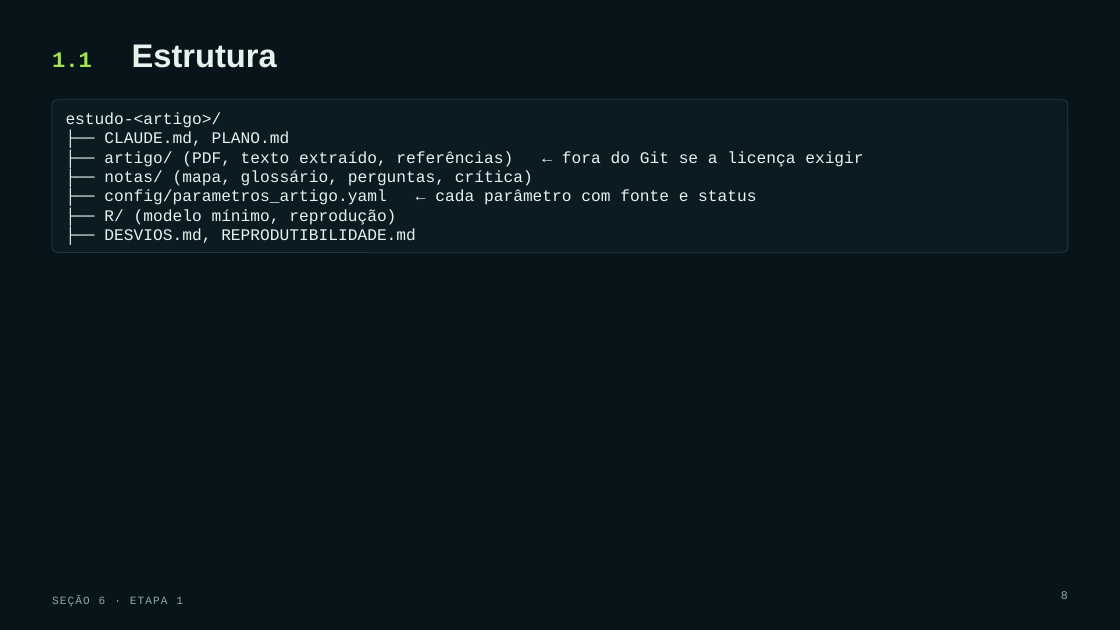
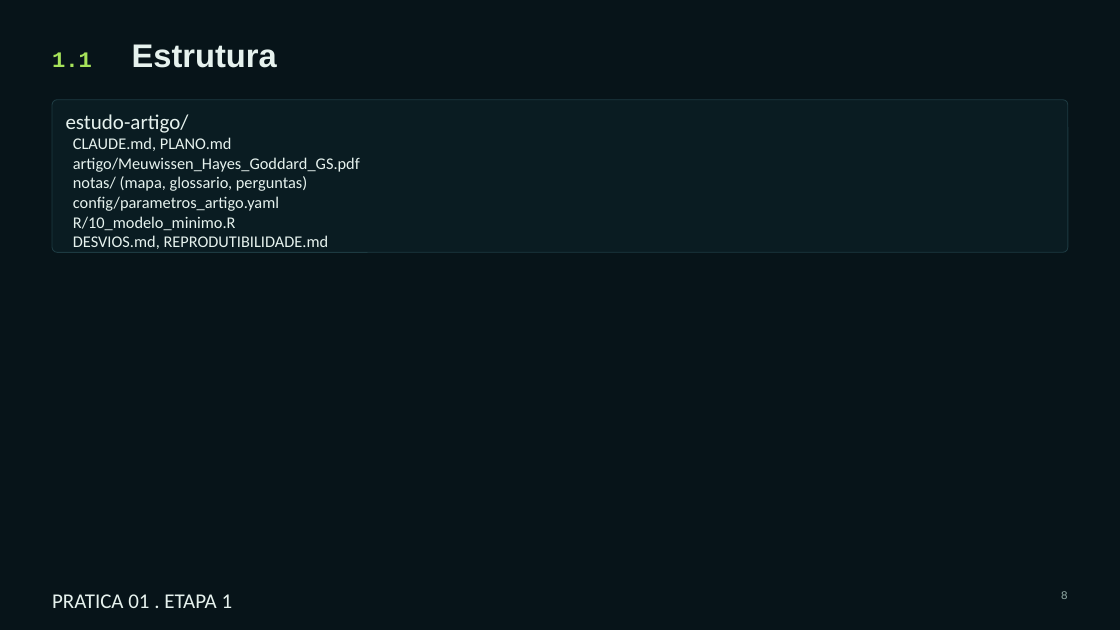
Before and after one commit to Bayer-Group/course-AI-UFV, a slide deck: slide 8 of 8. IA Generativa e Modelos de Linguagem na Pesquisa Científica_Eder_Kaique/Pratica_01_Eder/Estudar e reproduzir um artigo científico com Claude Code.pptx. Drawn at 1120x630 pixels with LibreOffice and Linux fonts; fonts in the diff are those of the drawing. Boxes give left, top, right and bottom in pixels: in the first picture for what was removed or moved away, otherwise in the second. Text is boxed around its words. In the diff, an @@ line names an element or a change of style, - is before the commit and + after.

```diff
--- a/8. IA Generativa e Modelos de Linguagem na Pesquisa Científica_Eder_Kaique/Pratica_01_Eder/Estudar e reproduzir um artigo científico com Claude Code.pptx
+++ b/8. IA Generativa e Modelos de Linguagem na Pesquisa Científica_Eder_Kaique/Pratica_01_Eder/Estudar e reproduzir um artigo científico com Claude Code.pptx
@@ text at [66,114,360,249]: text changed; size 13.9 to 14 pt; font Courier New to Calibri @@
-estudo-<artigo>/
-├── CLAUDE.md, PLANO.md
-├── artigo/ (PDF, texto extraído, referências) ← fora do Git se a licença exigir
-├── notas/ (mapa, glossário, perguntas, crítica)
-├── config/parametros_artigo.yaml ← cada parâmetro com fonte e status
-├── R/ (modelo mínimo, reprodução)
-├── DESVIOS.md, REPRODUTIBILIDADE.md
+estudo-artigo/
+CLAUDE.md, PLANO.md
+artigo/Meuwissen_Hayes_Goddard_GS.pdf
+notas/ (mapa, glossario, perguntas)
+config/parametros_artigo.yaml
+R/10_modelo_minimo.R
+DESVIOS.md, REPRODUTIBILIDADE.md
@@ text at [52,594,233,608]: text changed; size 9.5 to 18 pt; font Courier New to Calibri; text colour #8FA9A3 to #E6F2EE @@
-SEÇÃO 6 · ETAPA 1
+PRATICA 01 . ETAPA 1
```
Also in this commit, not shown: 21 other slides changed, 5 slides added, 6 slides removed, 13 other files.
